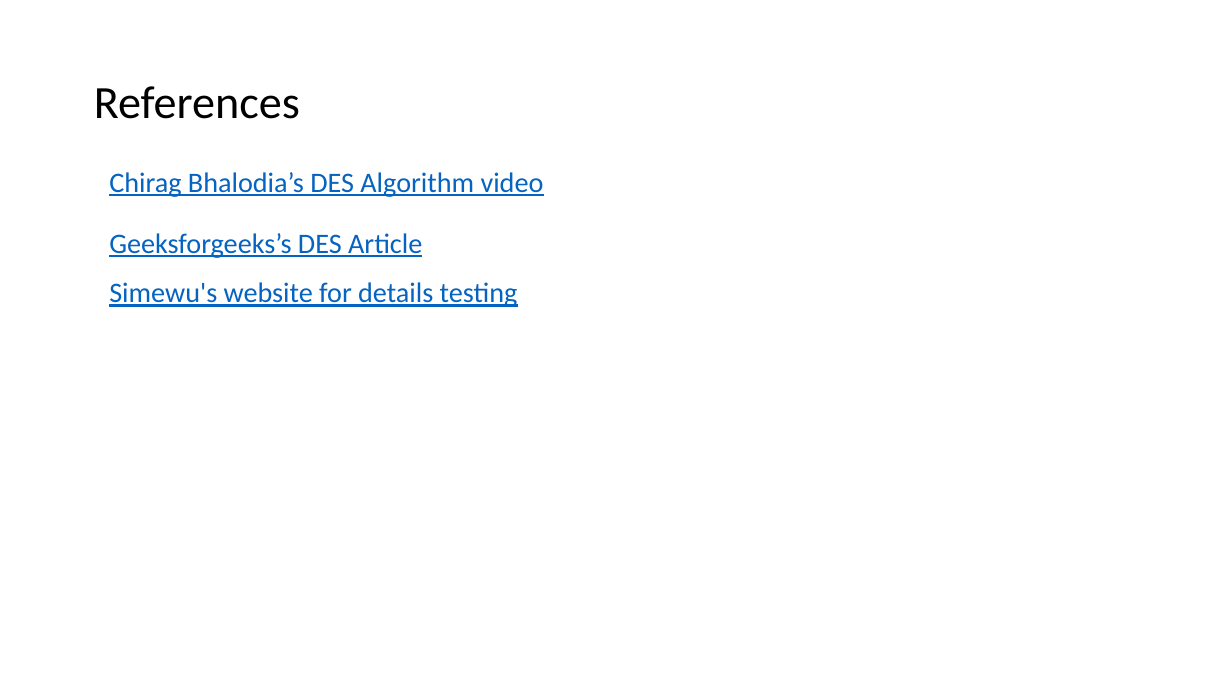
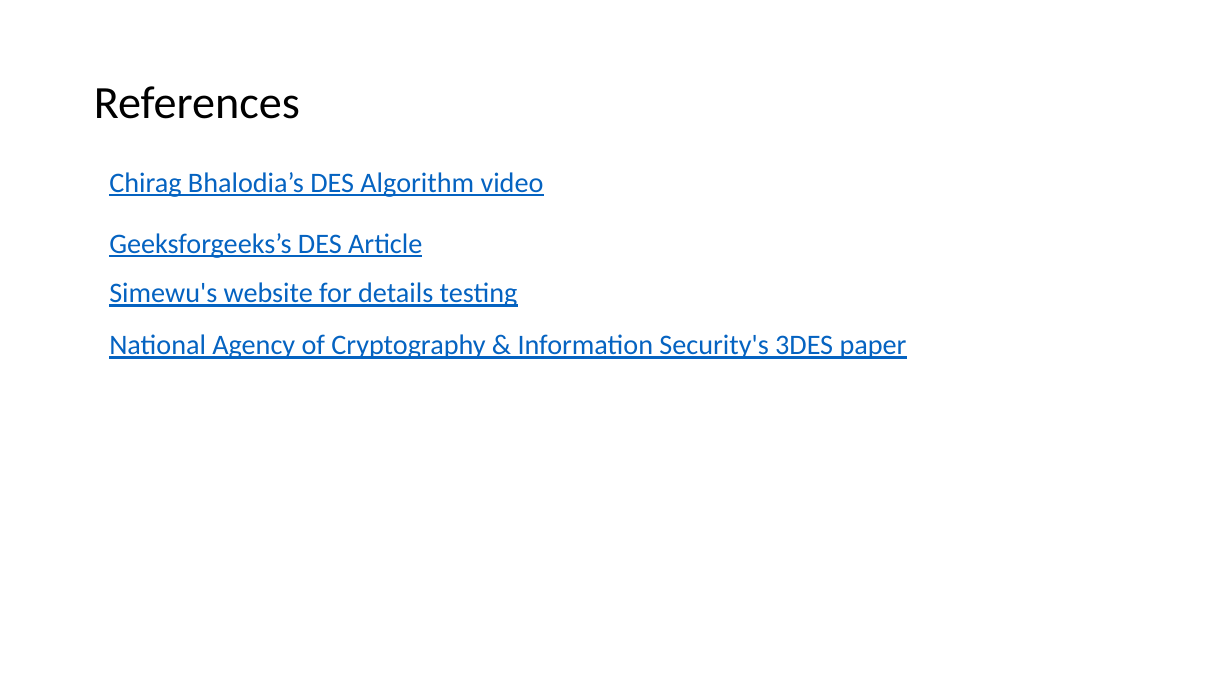
Before and after one commit to nhatquang261002/DES-Encryption, a slide deck: slide 16 of DES Cipher.pptx (slide 13 before the commit). Drawn at 1232x693 pixels with LibreOffice and Linux fonts; fonts in the diff are those of the drawing. Boxes give left, top, right and bottom in pixels: in the first picture for what was removed or moved away, otherwise in the second. Text is boxed around its words. In the diff, an @@ line names an element or a change of style, - is before the commit and + after.

```diff
--- a/DES Cipher.pptx
+++ b/DES Cipher.pptx
@@ text added at [109, 334, 907, 359], 22 pt, text #0563C1, underline @@
+  National Agency of Cryptography & Information Security's 3DES paper
```
Also in this commit, not shown: 1 other slide changed, 3 slides added.
